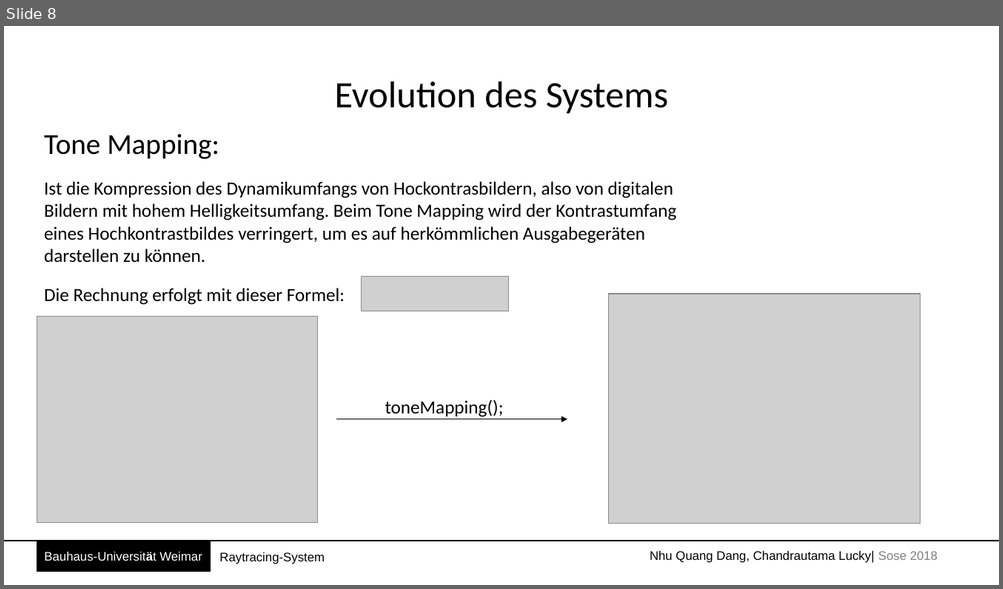
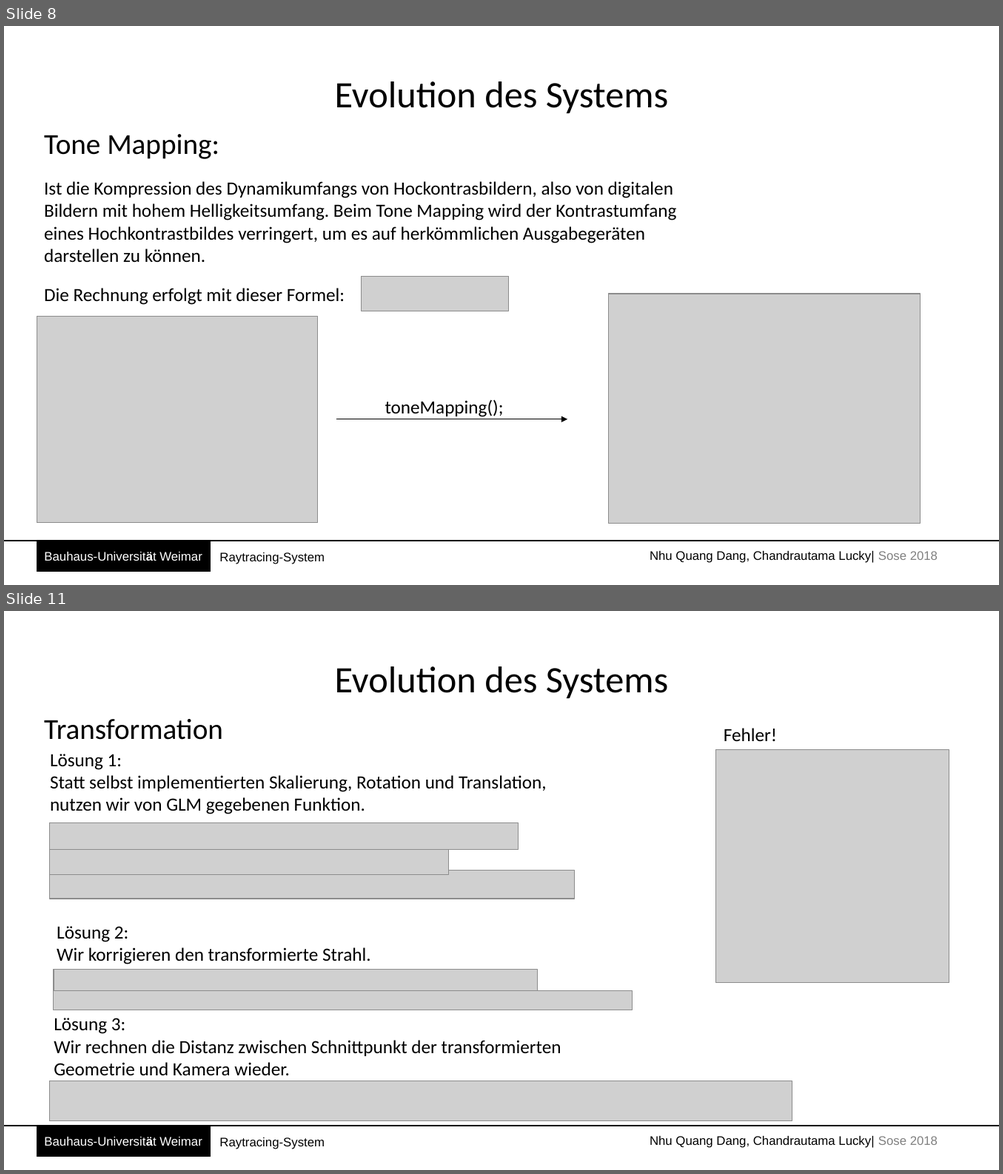
Before and after one commit to Batshaw/Coorp, a slide deck: Prasentation/raytracing.pptx. Shown one above the other, each under a label of ours: slide 8 before the commit, slides 8 and 11 after it; the slides between them are not shown. The pictures are 1003x589 and 1003x1174 pixels, drawn with LibreOffice and Linux fonts; fonts in the diff are those of the drawing; grey boxes stand for pictures. Boxes give left, top, right and bottom in pixels: in the first picture for what was removed or moved away, otherwise in the second. Text is boxed around its words. In the diff, an @@ line names an element or a change of style, - is before the commit and + after.

```diff
--- a/Prasentation/raytracing.pptx
+++ b/Prasentation/raytracing.pptx
@@ slide 11 added at box(4, 611, 999, 1170), background #FFFFFF @@
@@ text added at box(335, 667, 668, 698), 36 pt, text #000000 @@
+Evolution des Systems
@@ text added at box(44, 719, 223, 740), 28 pt, text #000000 @@
+Transformation
@@ text added at box(723, 728, 777, 741), 18 pt, text #000000 @@
+Fehler!
@@ text added at box(50, 754, 546, 815), 18 pt, text #000000 @@
+Lösung 1:
+Statt selbst implementierten Skalierung, Rotation und Translation, nutzen wir von GLM gegebenen Funktion.
@@ picture added at box(716, 750, 948, 982) @@
@@ picture added at box(50, 823, 518, 849) @@
@@ picture added at box(50, 848, 448, 874) @@
@@ picture added at box(50, 870, 574, 899) @@
@@ text added at box(57, 926, 371, 965), 18 pt, text #000000 @@
+Lösung 2:
+Wir korrigieren den transformierte Strahl.
@@ picture added at box(54, 970, 537, 992) @@
@@ picture added at box(54, 991, 632, 1010) @@
@@ text added at box(54, 1018, 561, 1076), 18 pt, text #000000 @@
+Lösung 3:
+Wir rechnen die Distanz zwischen Schnittpunkt der transformierten Geometrie und Kamera wieder.
@@ picture added at box(50, 1082, 792, 1122) @@
@@ line added from (4, 1126) to (999, 1126), #000000 1.5 pt @@
@@ rectangle added at box(37, 1127, 210, 1156), fill #000000, outline #000000 1 pt, 12 pt, text #FFFFFF @@
+Bauhaus-Universität Weimar
@@ text added at box(219, 1138, 324, 1150), 12 pt, text #000000 @@
+Raytracing-System
@@ text added at box(649, 1136, 937, 1148), 12 pt, text #000000 @@
+Nhu Quang Dang, Chandrautama Lucky| Sose 2018
```
Also in this commit, not shown: 3 slides changed, 6 other slides added, 1 slide removed, 23 other files.
